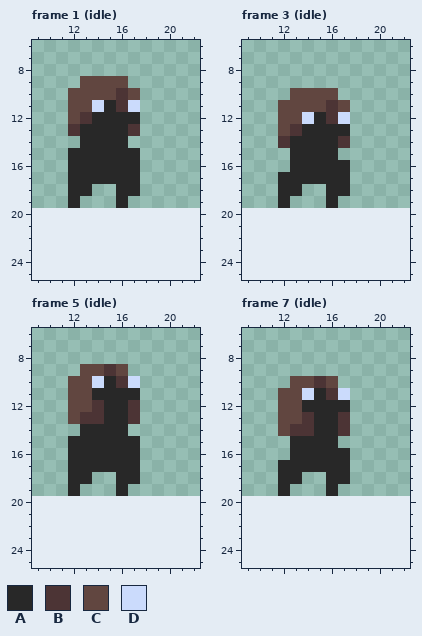
File history of a pixel-art file, PixelEngine/res/sprites/items/armor/leather_cap.aseprite. Above: the version before the commit.
16x16 pixels, 26 frames. Shown: frame 1 (idle): x 9..22, y 6..25; frame 3 (idle): x 9..22, y 6..25; frame 5 (idle): x 9..22, y 6..25; frame 7 (idle): x 9..22, y 6..25. The old version is drawn lined up with the new one, on the new canvas. The commit also changed other frames, which this record leaves out.
Visible layers, top first: "Armor", "Layer 1".
Palette (. is transparent): A #282828  B #4c3435  C #614640  D #cbdbfc
Pixels before, frame 1 (idle), first column x 12:
 9 .CCCC.
10 CCCCBC
11 CCDABD
12 CBAAAA
13 BAAAAB
14 .AAAA.
15 AAAAAA
16 AAAAAA
17 AAAAAA
18 AA..AA
19 A...A.
Pixels before, frame 3 (idle), first column x 12:
10 .CCCC.
11 CCCCBC
12 CCDABD
13 CBAAAA
14 BAAAAB
15 .AAAA.
16 .AAAAA
17 AAAAAA
18 AA..AA
19 A...A.
Pixels before, frame 5 (idle), first column x 12:
 9 .CCBC.
10 CCDABD
11 CCAAAA
12 CCBAAB
13 CBBAAB
14 .AAAA.
15 AAAAAA
16 AAAAAA
17 AAAAAA
18 AA..AA
19 A...A.
Pixels before, frame 7 (idle), first column x 12:
10 .CCBC.
11 CCDABD
12 CCAAAA
13 CCBAAB
14 CBBAAB
15 .AAAA.
16 .AAAAA
17 AAAAAA
18 AA..AA
19 A...A.
The result:
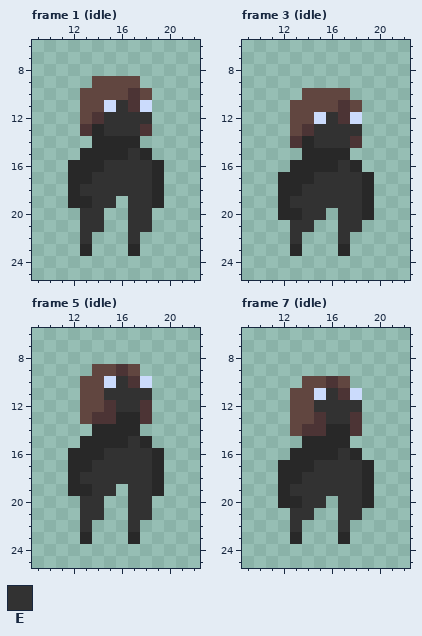
Colours new in this view: E #323232
The exact change:
canvas 16x16 -> 32x32, the old top-left corner now at 7,4
Changed rows in their new state; - is an unchanged pixel.
Frame 1 (idle):
first column x 12:
 9 -.---C--
10 .---CBC-
11 .-CDEBD-
12 .CBEEEE-
13 .B-EEEB-
14 -.---A--
15 .----EA-
16 ---EEEEA
17 --EEEEEA
18 -EEEEEEA
19 -AEE.EEA
20 -EE--EE-
21 -EE--EE-
22 -E---E--
23 -A---A--
Frame 3 (idle):
first column x 12:
10 -.---C--
11 .---CBC-
12 .-CDEBD-
13 .CBEEEE-
14 .B-EEEB-
15 -.---A--
16 -----EA-
17 ---EEEEA
18 --EEEEEA
19 -EEEEEEA
20 AAEE-EEA
21 -EE--EE-
22 -E---E--
23 -A---A--
Frame 5 (idle):
first column x 12:
 9 -.-CBC--
10 .-CDEBD-
11 .-CEEEE-
12 .-CBEEB-
13 .C-B-AB-
14 -.---A--
15 .----EA-
16 ---EEEEA
17 --EEEEEA
18 -EEEEEEA
19 -AEE.EEA
20 -EE--EE-
21 -EE--EE-
22 -E---E--
23 -A---A--
Frame 7 (idle):
first column x 12:
10 -.-CBC--
11 .-CDEBD-
12 .-CEEEE-
13 .-CBEEB-
14 .C-B-AB-
15 -.---A--
16 -----EA-
17 ---EEEEA
18 --EEEEEA
19 -EEEEEEA
20 AAEE-EEA
21 -EE--EE-
22 -E---E--
23 -A---A--
Where, in picture pixels (left, top, right, bottom), the same in both pictures:
changed: (68, 76, 164, 256)
changed: (278, 88, 374, 256)
changed: (68, 364, 164, 544)
changed: (278, 376, 374, 544)
